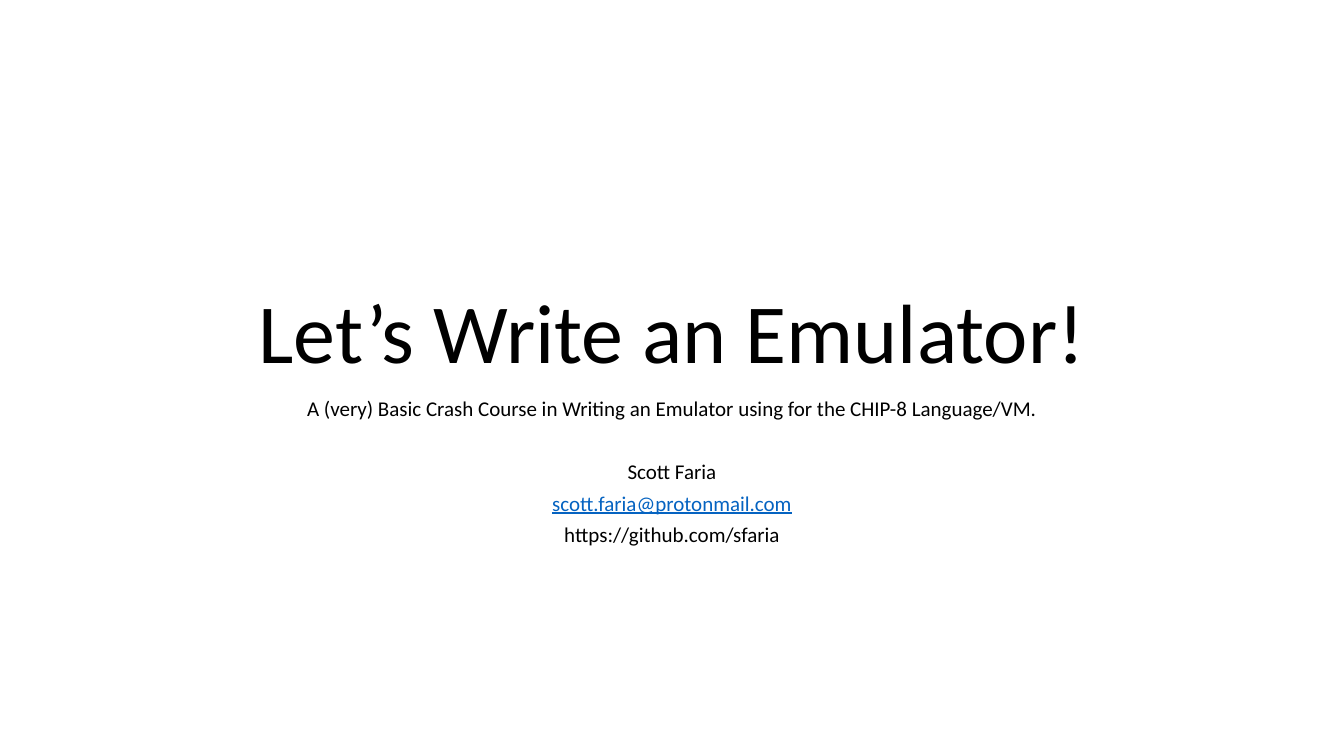
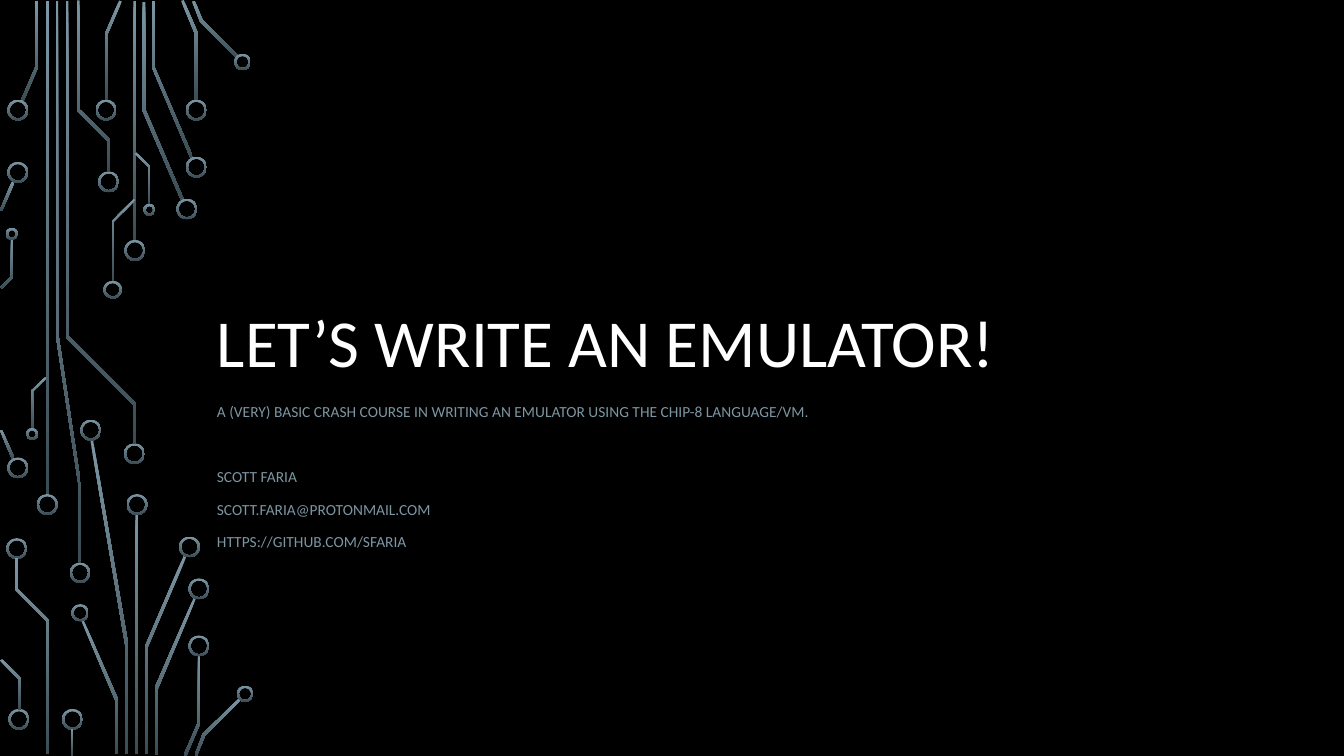
Before and after one commit to sfaria/CHIP-8-Emulator, a slide deck: slide 1 of Let’s Write an Emulator!.pptx. Drawn at 1344x756 pixels with LibreOffice and Linux fonts; fonts in the diff are those of the drawing; background and template pictures are left out. Boxes give left, top, right and bottom in pixels: in the first picture for what was removed or moved away, otherwise in the second. Text is boxed around its words. In the diff, an @@ line names an element or a change of style, - is before the commit and + after.

```diff
--- a/Let’s Write an Emulator!.pptx
+++ b/Let’s Write an Emulator!.pptx
@@ background #FFFFFF to picture (left out) @@
@@ title at box(217, 320, 995, 368): text changed; size 60 to 48 pt; text colour #000000 to #FFFFFF @@
-Let’s Write an Emulator!
+LET’S WRITE AN EMULATOR!
@@ subtitle at box(217, 406, 809, 548): text changed; size 15 to 11 pt; text colour #000000 to #7C96A3 @@
-A (very) Basic Crash Course in Writing an Emulator using for the CHIP-8 Language/VM.
-Scott Faria
-scott.faria@protonmail.com
-https://github.com/sfaria
+A (VERY) BASIC CRASH COURSE IN WRITING AN EMULATOR USING THE CHIP-8 LANGUAGE/VM.
+SCOTT FARIA
+SCOTT.FARIA@PROTONMAIL.COM
+HTTPS://GITHUB.COM/SFARIA
@@ group added at box(0, 0, 254, 756): 50 freeform shapes, 4 rectangles @@
```
Also in this commit, not shown: 26 other slides changed, 1 slide added.
